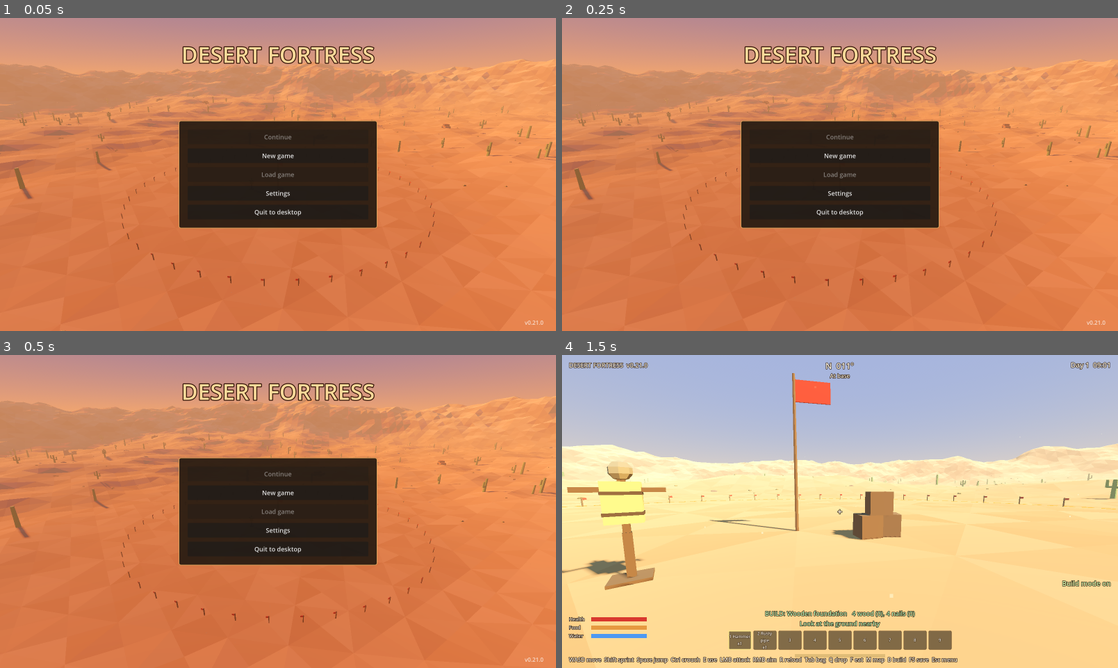
Above: before the commit, frames 1-4 (two rows, left to right).
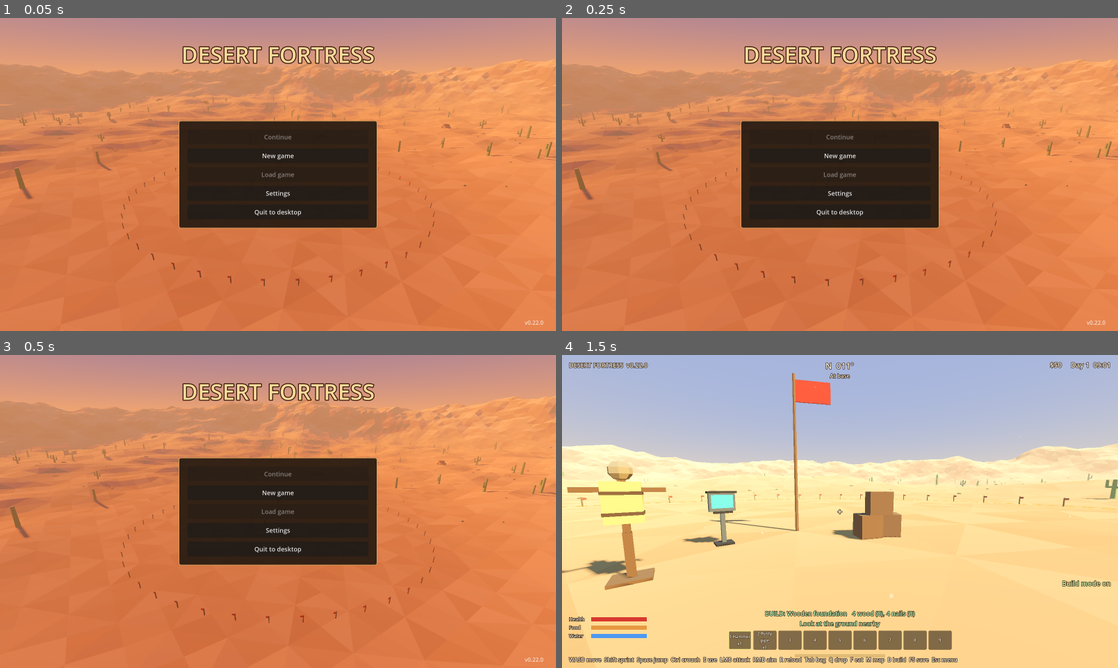
Above: after the commit, the same moments.

Repository: EserX/desert-fortress
Game: Godot game, scene res://scenes/title.tscn
Same seed, same stepped clock (60 frames per second), same inputs: the game is played once before the commit and once after it.
Inputs (mouse positions are in pixels of both pictures, inside the frame that each line leads up to):
- Up to frame 1 (0.05 s): no input
- Up to frame 2 (0.25 s): no input
- Up to frame 3 (0.5 s): no input
- Up to frame 4 (1.5 s): click "New game" at 0.5 s; move the mouse to (867, 511) at 1.27 s; hold W (move_forward) from 1.28 s (still down); hold B (build) from 1.28 s (still down); click (867, 511) at 1.42 s

The runs differ from the first frame. In frame 1, less than 0.1% of the frame differs, in the area x 96-97%, y 96-98%; in frame 2, less than 0.1%; in frame 3, less than 0.1%; in frame 4, 0.7%, in the area x 13-97%, y 2-62%.

Commit message:
v0.22: cash for each night (kills, survival, base condition) and a shop terminal at the base
Co-Authored-By: Claude Opus 5.5 <noreply@anthropic.com>
Claude-Session: https://claude.ai/code/session_01GD4zv8nPuXue5vwXg9ypD3

Diff:
--- a/project.godot
+++ b/project.godot
@@ -7,7 +7,7 @@
 
 config/name="Desert Fortress"
 config/description="Build a fortress in the desert, scavenge, and survive mutant waves."
-config/version="0.21.0"
+config/version="0.22.0"
 run/main_scene="res://scenes/title.tscn"
 config/features=PackedStringArray("4.5", "Forward Plus")
 
--- a/scripts/hud.gd
+++ b/scripts/hud.gd
@@ -15,6 +15,7 @@
 var day_night  # DayNight
 var waves  # Waves
 var guns  # Guns
+var shop  # Shop
 var ammo_label: Label
 var scope: Control
 var _cross: Label
@@ -196,6 +197,8 @@
 		base_label.text = "Base: %d m  %s" % [int(dist), DIRS[int(round(bdeg / 45.0)) % 8]]
 	if day_night:
 		var text: String = "Day %d  %s" % [day_night.day, day_night.clock_text()]
+		if shop:
+			text = "$%d     " % shop.cash + text
 		var left: float = day_night.seconds_until_night()
 		if day_night.is_night():
 			text += "\nNight"
--- a/scripts/main.gd
+++ b/scripts/main.gd
@@ -27,6 +27,8 @@
 const Traps = preload("res://scripts/traps.gd")
 const Power = preload("res://scripts/power.gd")
 const Turrets = preload("res://scripts/turrets.gd")
+const Shop = preload("res://scripts/shop.gd")
+const ShopUI = preload("res://scripts/shop_ui.gd")
 
 const DISCOVER_RANGE := 45.0
 const REFILLS_PER_MORNING := 4
@@ -67,6 +69,8 @@
 var traps: Traps
 var power: Power
 var turrets: Turrets
+var shop: Shop
+var shop_ui: ShopUI
 ## Wrecks and ruins: {"key": "w3", "kind": "wreck", "pos": Vector3}.
 var places: Array = []
 ## Keys of places you have been near.
@@ -108,6 +112,12 @@
 	base_zone.name = "BaseZone"
 	base_zone.terrain = terrain
 	add_child(base_zone)
+
+	shop = Shop.new()
+	shop.name = "ShopTerminal"
+	shop.position = Vector3(-2.2, terrain.surface_height(-2.2, 1.6), 1.6)
+	shop.rotation.y = PI + 0.5  # screen towards the spawn point
+	add_child(shop)
 
 	dummy = Dummy.new()
 	dummy.name = "TrainingDummy"
@@ -241,6 +251,17 @@
 	building.spilled.connect(func(items, pos): loot.spawn_drop(items, Vector3(pos.x, terrain.surface_height(pos.x, pos.z), pos.z)))
 	add_child(inventory_ui)
 
+	shop_ui = ShopUI.new()
+	shop_ui.name = "ShopUI"
+	shop_ui.shop = shop
+	shop_ui.inventory = inventory
+	shop_ui.bought.connect(func(i, left):
+		hud.show_pickup(["Bought " + Shop.CATALOG[i].name.to_lower()])
+		if not left.is_empty():
+			loot.spawn_drop(left, _drop_spot())
+			hud.show_banner("Inventory full: the rest is in a bag at your feet"))
+	add_child(shop_ui)
+
 	death_screen = DeathScreen.new()
 	death_screen.name = "DeathScreen"
 	death_screen.respawn_pressed.connect(respawn)
@@ -253,7 +274,11 @@
 	survival.died.connect(_on_died)
 	survival.died.connect(waves.note_death)
 	waves.wave_started.connect(func(n, _size): hud.show_banner("Wave %d is coming: %s. Defend the base!" % [n, Waves.mix_text(waves.queue)]))
-	waves.wave_ended.connect(func(s): hud.show_summary(Waves.summary_lines(s)))
+	waves.wave_ended.connect(func(s):
+		shop.add_cash(int(s.get("cash", 0)))
+		hud.show_summary(Waves.summary_lines(s)))
+	waves.wave_started.connect(func(_n, _size): waves.stats.pieces = building.pieces.size())
+	hud.shop = shop
 	waves.siren.connect(func(): hud.show_banner("Siren! Mutants come at nightfall. Get back to the base."))
 	mutants.player_hit.connect(_on_player_hit)
 	mutants.piece_hit.connect(_on_piece_attacked)
@@ -284,7 +309,7 @@
 		return
 	if event.is_action_pressed("quick_save"):
 		Game.save_game("quick", _screenshot())
-	elif inventory_ui.is_open():
+	elif inventory_ui.is_open() or shop_ui.is_open():
 		return
 	elif event.is_action_pressed("build"):
 		build_mode.toggle()
@@ -324,7 +349,7 @@
 		mutants.night = day_night.is_night()
 	if hud and not get_tree().paused:
 		var text := ""
-		if not inventory_ui.is_open():
+		if not inventory_ui.is_open() and not shop_ui.is_open():
 			text = _prompt_for(player.interact_target())
 			if text == "" and holding_hammer():
 				text = hammer_prompt(piece_under_crosshair())
@@ -498,6 +523,8 @@
 
 
 func _prompt_for(id: String) -> String:
+	if id == "shop":
+		return "[E] Use the shop terminal   ($%d)" % shop.cash
 	for prefix in ["gate:", "chest:", "bench:", "gen:", "fire:", "turret:"]:
 		if id.begins_with(prefix):
 			return building.prompt(id)
@@ -533,6 +560,9 @@
 func interact(id: String) -> void:
 	if id == "":
 		return
+	if id == "shop":
+		shop_ui.open()
+		return
 	if id.begins_with("gate:"):
 		building.toggle_gate(id.trim_prefix("gate:"))
 		return
@@ -684,6 +714,8 @@
 		cause = "You starved."
 	if inventory_ui.is_open():
 		inventory_ui.close()
+	if shop_ui.is_open():
+		shop_ui.close()
 	death_screen.open(cause)
 
 
@@ -757,6 +789,7 @@
 		"mutants": mutants.save_data(),
 		"waves": waves.save_data(),
 		"guns": guns.save_data(),
+		"shop": shop.save_data(),
 	}
 
 
@@ -768,6 +801,8 @@
 	building.load_data(data.get("buildings", []))
 	waves.load_data(data.get("waves", {"wave": maxi(day_night.day - 1, 0)}))
 	guns.load_data(data.get("guns", {}))
+	# Older saves: a little starting cash plus pay for the nights already survived.
+	shop.load_data(data.get("shop", {"cash": Shop.START_CASH + 40 * waves.wave}))
 	if waves.active and not day_night.is_night():
 		waves.active = false  # never carry a wave into the day
 	if data.has("mutants"):
--- /dev/null
+++ b/scripts/shop.gd
@@ -0,0 +1,96 @@
+extends StaticBody3D
+## The shop terminal at the base: a rugged screen on a post next to the flag.
+## Holds your cash (earned for each night survived) and the catalogue of
+## things you can buy with it. E on the terminal opens the shop screen.
+
+const LowPoly = preload("res://scripts/lowpoly.gd")
+
+## Everything for sale, grouped by category, in the order shown.
+const CATALOG := [
+	{"cat": "Materials", "name": "10 wood", "price": 20, "items": {"wood": 10}},
+	{"cat": "Materials", "name": "10 scrap metal", "price": 30, "items": {"scrap": 10}},
+	{"cat": "Materials", "name": "25 nails", "price": 15, "items": {"nails": 25}},
+	{"cat": "Materials", "name": "5 cloth", "price": 10, "items": {"cloth": 5}},
+	{"cat": "Materials", "name": "3 cement bags", "price": 30, "items": {"cement": 3}},
+	{"cat": "Materials", "name": "2 fuel cans", "price": 25, "items": {"fuel": 2}},
+	{"cat": "Supplies", "name": "3 canned food", "price": 15, "items": {"canned_food": 3}},
+	{"cat": "Supplies", "name": "3 water bottles", "price": 15, "items": {"water": 3}},
+	{"cat": "Supplies", "name": "3 bandages", "price": 20, "items": {"bandage": 3}},
+	{"cat": "Weapons", "name": "Machete", "price": 50, "items": {"machete": 1}},
+	{"cat": "Weapons", "name": "Pistol", "price": 120, "items": {"pistol": 1}},
+	{"cat": "Weapons", "name": "Shotgun", "price": 260, "items": {"shotgun": 1}},
+	{"cat": "Weapons", "name": "Hunting rifle", "price": 380, "items": {"rifle": 1}},
+	{"cat": "Ammo", "name": "24 9mm rounds", "price": 20, "items": {"ammo_9mm": 24}},
+	{"cat": "Ammo", "name": "12 shotgun shells", "price": 25, "items": {"shells": 12}},
+	{"cat": "Ammo", "name": "10 7.62 rounds", "price": 30, "items": {"ammo_762": 10}},
+	{"cat": "Traps", "name": "Spike barricade", "price": 25, "items": {"spike_barricade": 1}},
+	{"cat": "Traps", "name": "Spike strip parts", "price": 20, "items": {"wood": 2, "nails": 8}},
+	{"cat": "Traps", "name": "Barbed wire parts", "price": 20, "items": {"scrap": 3, "nails": 4}},
+	{"cat": "Traps", "name": "Landmine parts", "price": 30, "items": {"scrap": 4, "nails": 4, "cloth": 1}},
+]
+const START_CASH := 50
+
+signal cash_changed(cash: int)
+
+var cash := START_CASH
+
+
+func _ready() -> void:
+	set_meta("interact_id", "shop")
+	var metal := LowPoly.material(Color(0.3, 0.33, 0.3), 0.6)
+	var dark := LowPoly.material(Color(0.12, 0.13, 0.12))
+	var screen := StandardMaterial3D.new()
+	screen.albedo_color = Color(0.2, 0.9, 0.5)
+	screen.emission_enabled = true
+	screen.emission = Color(0.15, 0.8, 0.4)
+	screen.emission_energy_multiplier = 1.2
+	_box(Vector3(0.12, 1.1, 0.12), Vector3(0, 0.55, 0), metal)          # post
+	_box(Vector3(0.7, 0.55, 0.22), Vector3(0, 1.3, 0), metal)           # housing
+	_box(Vector3(0.58, 0.4, 0.02), Vector3(0, 1.32, -0.115), screen)    # screen
+	_box(Vector3(0.78, 0.06, 0.32), Vector3(0, 1.6, -0.03), dark)       # sun hood
+	_box(Vector3(0.5, 0.06, 0.18), Vector3(0, 1.0, -0.12), dark)        # keypad
+	_box(Vector3(0.5, 0.06, 0.5), Vector3(0, 0.03, 0), dark)            # foot
+	var col := CollisionShape3D.new()
+	var shape := BoxShape3D.new()
+	shape.size = Vector3(0.75, 1.65, 0.4)
+	col.shape = shape
+	col.position.y = 0.82
+	add_child(col)
+
+
+func _box(size: Vector3, pos: Vector3, mat: Material) -> void:
+	var mi := MeshInstance3D.new()
+	var m := BoxMesh.new()
+	m.size = size
+	mi.mesh = m
+	mi.position = pos
+	mi.material_override = mat
+	add_child(mi)
+
+
+func add_cash(n: int) -> void:
+	cash += n
+	cash_changed.emit(cash)
+
+
+func can_buy(i: int) -> bool:
+	return cash >= int(CATALOG[i].price)
+
+
+## Buys catalogue entry i into the inventory. Returns what did not fit
+## ({} normally), or null if you can't afford it.
+func buy(i: int, inventory) -> Variant:
+	if not can_buy(i):
+		return null
+	cash -= int(CATALOG[i].price)
+	cash_changed.emit(cash)
+	return inventory.add_all(CATALOG[i].items)
+
+
+func save_data() -> Dictionary:
+	return {"cash": cash}
+
+
+func load_data(data: Dictionary) -> void:
+	cash = maxi(int(data.get("cash", START_CASH)), 0)
+	cash_changed.emit(cash)
--- /dev/null
+++ b/scripts/shop_ui.gd
@@ -0,0 +1,90 @@
+extends CanvasLayer
+## The shop screen: your cash and the catalogue in categories. Click to buy.
+## E, Tab or Esc closes it.
+
+const UI = preload("res://scripts/menu_ui.gd")
+const Items = preload("res://scripts/items.gd")
+
+signal bought(index: int, left: Dictionary)
+
+var shop  # Shop
+var inventory  # Inventory
+var _root: Control
+var _cash: Label
+var _buttons: Array[Button] = []
+
+
+func _ready() -> void:
+	layer = 6
+	_root = Control.new()
+	_root.set_anchors_preset(Control.PRESET_FULL_RECT)
+	_root.mouse_filter = Control.MOUSE_FILTER_STOP
+	add_child(_root)
+	var dim := ColorRect.new()
+	dim.color = Color(0.05, 0.03, 0.02, 0.45)
+	dim.set_anchors_preset(Control.PRESET_FULL_RECT)
+	dim.mouse_filter = Control.MOUSE_FILTER_IGNORE
+	_root.add_child(dim)
+	var col := UI.panel(_root, 760)
+	UI.title(col, "Shop terminal", 28)
+	_cash = UI.title(col, "", 22)
+	var cat := ""
+	var grid: GridContainer
+	for i in shop.CATALOG.size():
+		var e: Dictionary = shop.CATALOG[i]
+		if e.cat != cat:
+			cat = e.cat
+			var l := Label.new()
+			l.text = cat
+			l.add_theme_font_size_override("font_size", 17)
+			l.add_theme_color_override("font_color", UI.ACCENT)
+			col.add_child(l)
+			grid = GridContainer.new()
+			grid.columns = 4
+			grid.add_theme_constant_override("h_separation", 6)
+			grid.add_theme_constant_override("v_separation", 6)
+			col.add_child(grid)
+		var b := UI.button(grid, "%s\n$%d" % [e.name, e.price], buy.bind(i))
+		b.add_theme_font_size_override("font_size", 13)
+		b.custom_minimum_size = Vector2(182, 44)
+		_buttons.append(b)
+	UI.note(col, "Cash comes in at the end of each night: kills, the night survived and how well the base held.   E or Esc closes.")
+	_root.visible = false
+	shop.cash_changed.connect(func(_c): refresh())
+
+
+func is_open() -> bool:
+	return _root.visible
+
+
+func open() -> void:
+	_root.visible = true
+	Input.mouse_mode = Input.MOUSE_MODE_VISIBLE
+	refresh()
+
+
+func close() -> void:
+	_root.visible = false
+	if DisplayServer.get_name() != "headless":
+		Input.mouse_mode = Input.MOUSE_MODE_CAPTURED
+
+
+func buy(i: int) -> void:
+	var left = shop.buy(i, inventory)
+	if left != null:
+		bought.emit(i, left)
+	refresh()
+
+
+func refresh() -> void:
+	_cash.text = "Cash: $%d" % shop.cash
+	for i in _buttons.size():
+		_buttons[i].disabled = not shop.can_buy(i)
+
+
+func _unhandled_input(event: InputEvent) -> void:
+	if not is_open() or get_tree().paused:
+		return
+	if event.is_action_pressed("pause") or event.is_action_pressed("interact") or event.is_action_pressed("inventory"):
+		close()
+		get_viewport().set_input_as_handled()
--- a/scripts/waves.gd
+++ b/scripts/waves.gd
@@ -8,6 +8,8 @@
 const SPAWN_RADIUS := 205.0
 const GROUP_GAP := 9.0      # seconds between groups
 const MAX_SIZE := 30
+## Cash for each mutant of the wave you kill.
+const BOUNTY := {"walker": 10, "runner": 12, "spitter": 15, "brute": 40}
 
 signal wave_started(n: int, size: int)
 signal wave_ended(summary: Dictionary)
@@ -93,7 +95,7 @@
 	queue = wave_mix(wave, _rng)
 	to_spawn = queue.size()
 	spawn_timer = 1.0
-	stats = {"kills": 0, "damage": 0.0, "lost": 0, "deaths": 0, "size": to_spawn}
+	stats = {"kills": 0, "damage": 0.0, "lost": 0, "deaths": 0, "size": to_spawn, "bounty": 0, "pieces": 0}
 	wave_started.emit(wave, to_spawn)
 
 
@@ -145,6 +147,7 @@
 	var s := stats.duplicate()
 	s.wave = wave
 	s.cleared = cleared
+	s.merge(cash_for(s), true)
 	wave_ended.emit(s)
 
 
@@ -155,6 +158,23 @@
 func note_kill(m: Node) -> void:
 	if active:
 		stats.kills += 1
+		stats.bounty += int(BOUNTY.get(m.type, 10))
+
+
+## Cash for a night: the bounty on kills, a payment for surviving it, and a
+## bonus for how much of the base is still standing; a quarter more if you
+## killed the whole wave. Returns {"cash", "cash_kills", "cash_night", "cash_base"}.
+static func cash_for(s: Dictionary) -> Dictionary:
+	var kills: int = int(s.get("bounty", 0))
+	var night: int = 25 + 10 * int(s.get("wave", 1))
+	var base := 0
+	var pieces: int = int(s.get("pieces", 0))
+	if pieces > 0:
+		base = int(round(60.0 * clampf(1.0 - float(s.get("lost", 0)) / pieces, 0.0, 1.0)))
+	var total := kills + night + base
+	if s.get("cleared", false):
+		total = int(round(total * 1.25))
+	return {"cash": total, "cash_kills": kills, "cash_night": night, "cash_base": base}
 
 
 func note_damage(amount: float) -> void:
@@ -182,6 +202,8 @@
 		lines.append("Building pieces lost: %d" % s.lost)
 	if s.deaths > 0:
 		lines.append("Times you died: %d" % s.deaths)
+	if s.has("cash"):
+		lines.append("Cash earned: $%d" % s.cash)
 	return lines
 
 
@@ -199,7 +221,7 @@
 	while queue.size() < to_spawn:
 		queue.append("walker")  # saves from v0.14
 	stats = data.get("stats", {})
-	for k in ["kills", "lost", "deaths", "size"]:
+	for k in ["kills", "lost", "deaths", "size", "bounty", "pieces"]:
 		stats[k] = int(stats.get(k, 0))
 	stats.damage = float(stats.get("damage", 0.0))
 	spawn_timer = 2.0
--- a/tests/run_tests.gd
+++ b/tests/run_tests.gd
@@ -1054,6 +1054,62 @@
 	turret_far = main.mutants.spawn("walker", tp + Vector3(-10, 0, 28))
 	turret_far.set_physics_process(false)
 	player.position = Vector3(20, main.terrain.surface_height(20, 20), 20)
+
+
+## v0.22: cash per wave and the shop terminal.
+func _test_shop() -> void:
+	var sh = main.shop
+	var ui = main.shop_ui
+	var inv = main.inventory
+	var Waves = load("res://scripts/waves.gd")
+	sh.cash = sh.START_CASH
+	check(main._prompt_for("shop") == "[E] Use the shop terminal   ($%d)" % sh.START_CASH, "the terminal by the flag: " + main._prompt_for("shop"))
+	main.interact("shop")
+	check(ui.is_open() and ui._cash.text == "Cash: $%d" % sh.START_CASH, "E opens the shop with your cash")
+	var water: int = sh.CATALOG.map(func(e): return e.name).find("3 water bottles")
+	var rifle: int = sh.CATALOG.map(func(e): return e.name).find("Hunting rifle")
+	check(ui._buttons[rifle].disabled and not ui._buttons[water].disabled, "things you can't afford are greyed out")
+	inv.load_data({})
+	ui.buy(water)
+	check(inv.count_of("water") == 3 and sh.cash == sh.START_CASH - 15, "buying 3 water bottles for $15")
+	check(sh.buy(rifle, inv) == null and inv.count_of("rifle") == 0, "no rifle without $380")
+	ui.close()
+	check(not ui.is_open(), "the shop closes")
+	# Cash for a night.
+	var c: Dictionary = Waves.cash_for({"wave": 3, "bounty": 50, "pieces": 10, "lost": 2, "cleared": false})
+	check(c.cash == 50 + 55 + 48 and c.cash_base == 48, "a night pays kills + survival + base condition ($%d)" % c.cash)
+	check(Waves.cash_for({"wave": 3, "bounty": 50, "pieces": 10, "lost": 2, "cleared": true}).cash == int(round(153 * 1.25)), "clearing the whole wave pays a quarter more")
+	check(Waves.cash_for({"wave": 1, "bounty": 0, "pieces": 0, "lost": 0, "cleared": false}).cash == 35, "even with no base, surviving pays")
+	# A real (short) wave.
+	var wv = main.waves
+	main.mutants.clear()
+	main.day_night.restore(main.day_night.day, 21.0)
+	wv.start_wave()
+	for i in 40:
+		wv._process(1.0)
+	var size: int = wv.hunters().size()
+	var bounty := 0
+	for m in wv.hunters():
+		bounty += wv.BOUNTY[m.type]
+		m.take_hit(9999.0, m.global_position, Vector3.FORWARD)
+	var before: int = sh.cash
+	var ended := []
+	wv.wave_ended.connect(func(s): ended.append(s), CONNECT_ONE_SHOT)
+	wv._process(0.1)
+	check(ended.size() == 1 and ended[0].cash_kills == bounty and sh.cash == before + ended[0].cash, "clearing wave %d (%d mutants) pays $%d" % [wv.wave, size, ended[0].get("cash", 0)])
+	check(Waves.summary_lines(ended[0])[-1] == "Cash earned: $%d" % ended[0].cash, "the summary shows the cash")
+	main.hud._process(0.0)
+	check(main.hud.clock.text.begins_with("$%d" % sh.cash), "the HUD shows your cash: " + main.hud.clock.text.split("\n")[0])
+	var data: Dictionary = JSON.parse_string(JSON.stringify(main.collect_save_data()))
+	var cash: int = sh.cash
+	sh.cash = 0
+	main.apply_save_data(data)
+	check(sh.cash == cash, "cash is saved")
+	data.erase("shop")
+	main.apply_save_data(data)
+	check(sh.cash == sh.START_CASH + 40 * wv.wave, "older saves get pay for the nights already survived")
+	main.day_night.restore(main.day_night.day, 10.0)
+	inv.load_data({})
 
 
 func _start_spitter() -> void:
@@ -1292,6 +1348,7 @@
 			_test_long_guns()
 			_test_traps()
 			_test_power()
+			_test_shop()
 		2370:
 			_start_turret()
 		2490:
--- a/tools/screenshot.gd
+++ b/tools/screenshot.gd
@@ -38,6 +38,8 @@
 	{"name": "28_traps", "pos": Vector3(5, 0, -0.5), "yaw": 0.55, "pitch": -0.3, "hour": 16.5, "traps": true},
 	{"name": "29_power", "pos": Vector3(6, 0, 10), "yaw": 0.35, "pitch": -0.12, "hour": 22.0, "power": true},
 	{"name": "30_turret", "pos": Vector3(7, 0, -1), "yaw": -0.15, "pitch": -0.3, "hour": 17.0, "turret": true},
+	{"name": "31_terminal", "pos": Vector3(-0.6, 0, 4.2), "yaw": 0.5, "pitch": -0.2, "hour": 10.0, "terminal": true},
+	{"name": "32_shop", "pos": Vector3(-0.6, 0, 4.2), "yaw": 0.5, "pitch": -0.2, "hour": 10.0, "shop": true},
 	{"name": "08_menu", "pos": Vector3(0, 0, 9), "yaw": 0.0, "pitch": 0.0, "hour": 12.0, "menu": true},
 ]
 
@@ -127,6 +129,16 @@
 			_gun_sample(p, s.gun, s.aim)
 		elif main.guns.item != "":
 			main.guns.set_item("")
+		if s.get("terminal", false) or s.get("shop", false):
+			main.building.load_data([])
+			main.mutants.clear()
+			main.shop.cash = 340
+			main.inventory.load_data({})
+			main.inventory.add_all({"hammer": 1, "pistol": 1})
+		if s.get("shop", false):
+			main.shop_ui.open()
+		elif main.shop_ui.is_open():
+			main.shop_ui.close()
 		if s.get("turret", false):
 			_turret_sample()
 		elif main.build_mode.range_ring.visible and not s.get("build", false):
Not shown, added: scripts/shop.gd.uid
Not shown, added: scripts/shop_ui.gd.uid
Not shown, changed: DEVLOG.md
Not shown, changed: ROADMAP.md
